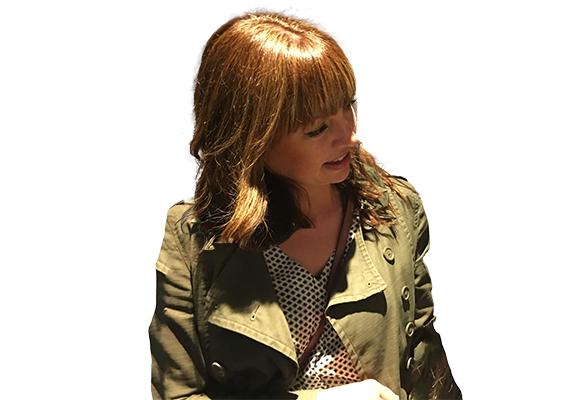
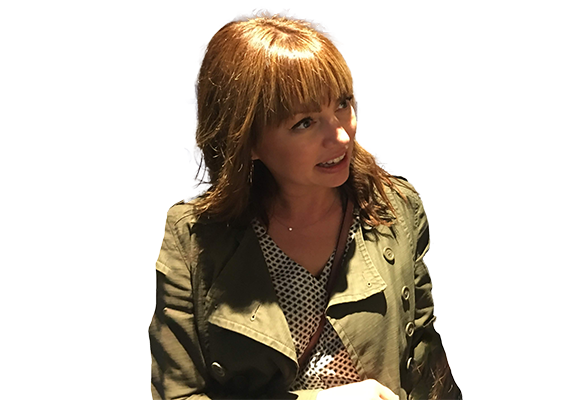
Two versions of the same layered image (580 × 400). Layer-by-layer changes:
hid "Two" over [180, 6, 391, 253]
